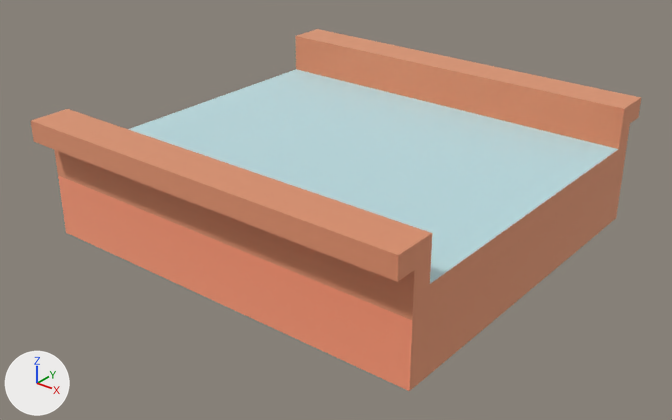
Two versions of the glTF model public/models/nf2/nature/bridge_center_wood.glb, one commit apart.
One viewpoint serves both versions: a 50 mm camera at (1.253, -1.603, 0.976) aimed at (0.009, -0.048, 0.012). Every picture has the same lights, and +X, +Y and +Z are marked at lower left. The first picture is the older version. Where no turn or scale is listed for an object, it has been applied to the vertices.

Objects in the first picture: 'bridge_center_wood'.
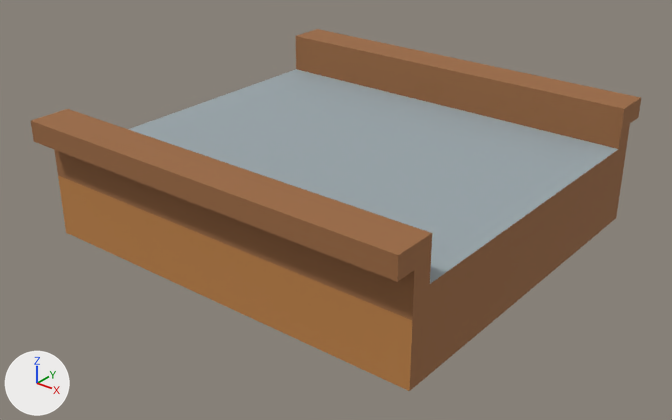
Changed parts and their boxes (x1, y1, x2, y2) in the pictures (672 x 420 px):
'bridge_center_wood', recoloured, surface changed (darker)
    both: (31, 29, 641, 391)

The change in detail:
In material 'woodBark' (mat_woodbark), metallic goes from 1.0 to 0.0.
Material 'woodBark' (mat_woodbark) changes colour from beige #f2be9e to brown #9c6a42; in linear values from (0.886, 0.514, 0.341) to (0.332, 0.144, 0.0545).
In material 'wood' (mat_wood), metallic goes from 1.0 to 0.0.
Material 'wood' (mat_wood) changes colour from beige #ffc5a7 to orange #c08347; in linear values from (1.0, 0.557, 0.384) to (0.527, 0.227, 0.063).
In material 'stone' (mat_stone), metallic goes from 1.0 to 0.0.
Material 'stone' (mat_stone) changes colour from pale blue #ddf2f5 to grey #9aa6ab; in linear values from (0.722, 0.886, 0.91) to (0.323, 0.381, 0.407).
Object 'tmpParent' (ob_tmpparent) is deleted.
